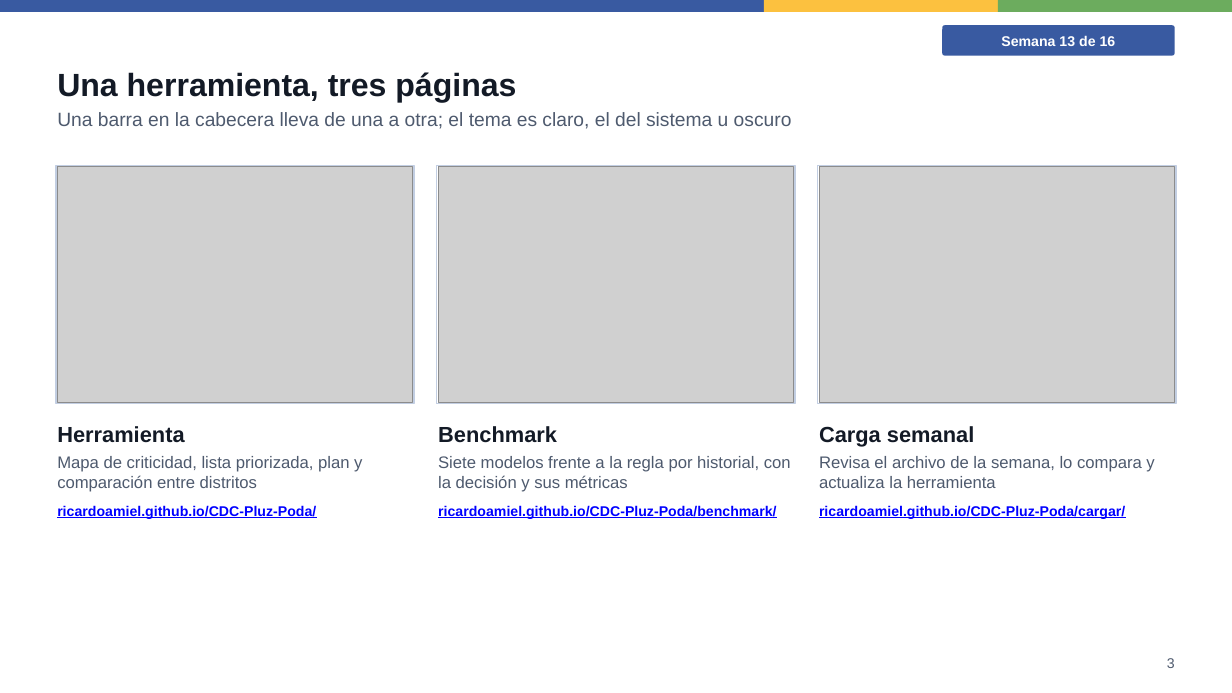
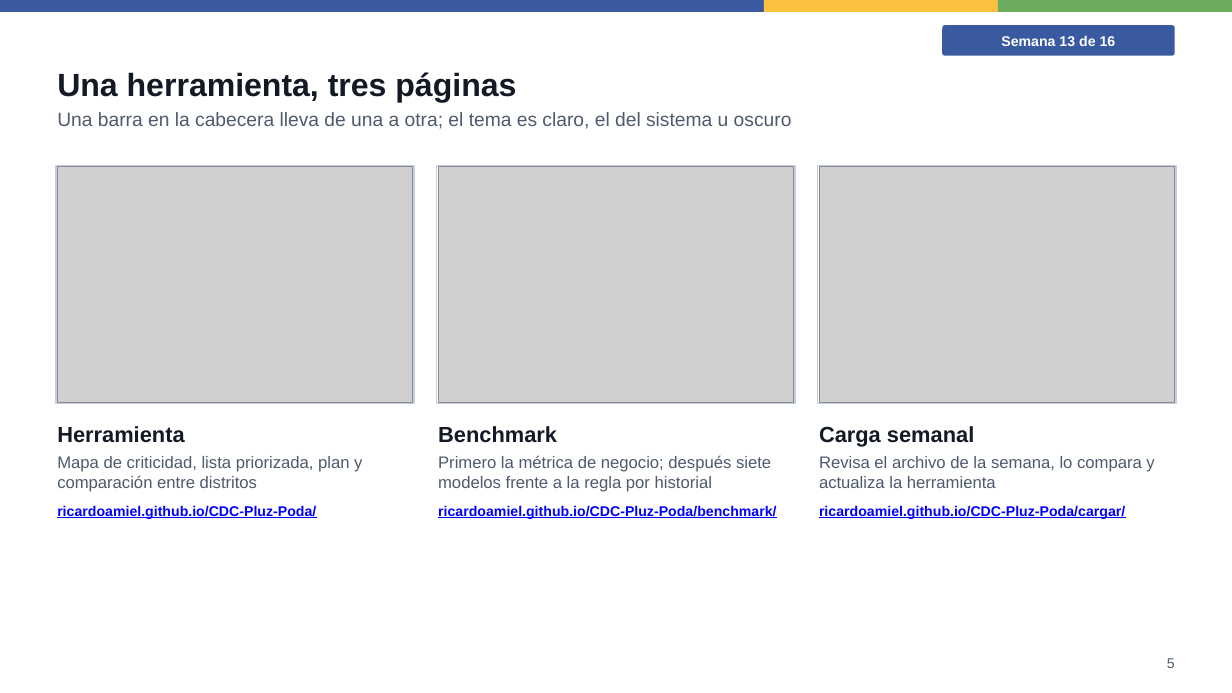
Before and after one commit to ricardoamiel/CDC-Pluz-Poda, a slide deck: slide 5 of docs/Presentacion_Carga_Semanal_Semana_13.pptx (slide 3 before the commit). Drawn at 1232x693 pixels with LibreOffice and Linux fonts; fonts in the diff are those of the drawing; grey boxes stand for pictures. Boxes give left, top, right and bottom in pixels: in the first picture for what was removed or moved away, otherwise in the second. Text is boxed around its words. In the diff, an @@ line names an element or a change of style, - is before the commit and + after.

Commit message:
Metrica de negocio al inicio del benchmark: SAIDI y cortes por vegetacion capturados por la   lista priorizada, y laminas nuevas en la semana 13

```diff
--- a/docs/Presentacion_Carga_Semanal_Semana_13.pptx
+++ b/docs/Presentacion_Carga_Semanal_Semana_13.pptx
@@ text at bbox=[438, 455, 771, 492]: text changed @@
-Siete modelos frente a la regla por historial, con la decisión y sus métricas
+Primero la métrica de negocio; después siete modelos frente a la regla por historial
@@ text at bbox=[1167, 658, 1175, 668]: text changed @@
-3
+5
```
Also in this commit, not shown: 6 other slides changed, 2 slides added, 9 other files.
